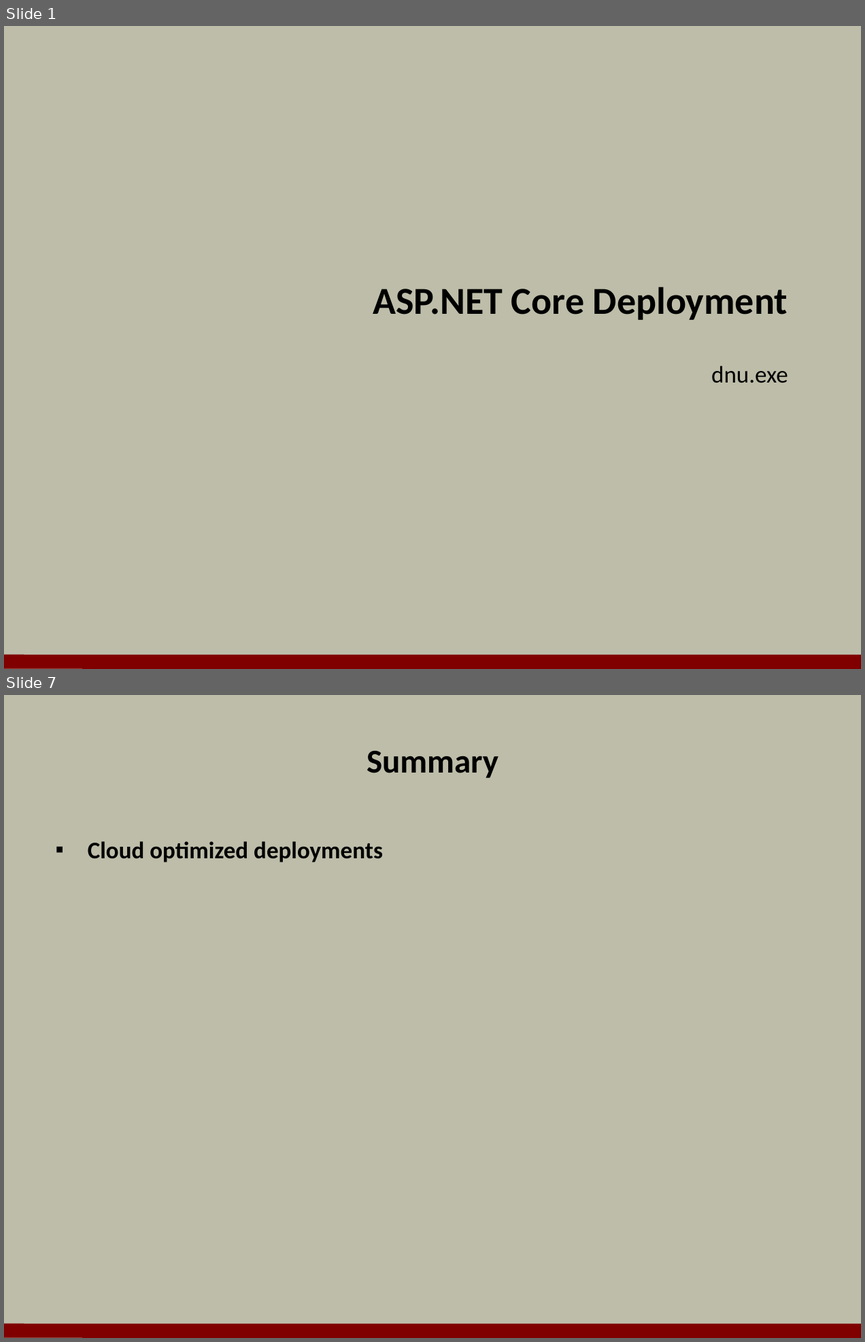
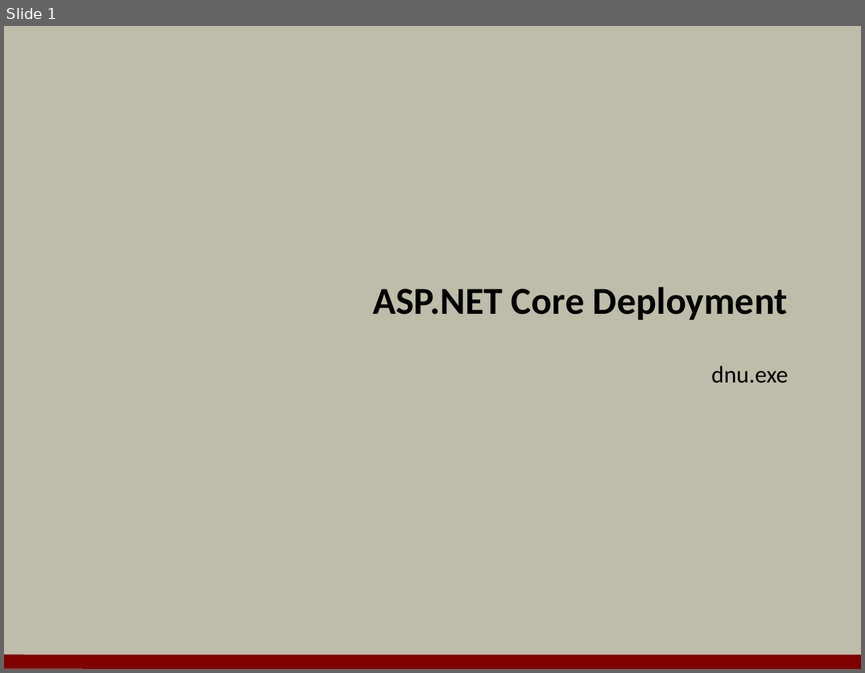
Before and after one commit to OdeToCode/classes, a slide deck: aspnet5/slides/08_Deployment.pptx. Shown one above the other, each under a label of ours: slides 1 and 7 before the commit, slide 1 after it; the slides between them are not shown. The pictures are 865x1342 and 865x673 pixels, drawn with LibreOffice and Linux fonts; fonts in the diff are those of the drawing; background and template pictures are left out. Boxes give left, top, right and bottom in pixels: in the first picture for what was removed or moved away, otherwise in the second. Text is boxed around its words. In the diff, an @@ line names an element or a change of style, - is before the commit and + after.

```diff
--- a/aspnet5/slides/08_Deployment.pptx
+++ b/aspnet5/slides/08_Deployment.pptx
@@ slide 7 removed at (4,695,861,1338), background #BDBDA9; not listed: 1 template element that a slide beside it also shows @@
@@ title removed at (366,751,498,778) @@
-Summary
@@ text removed at (88,841,383,862) @@
-▪ Cloud optimized deployments
```
Also in this commit, not shown: 4 slides added, 5 other slides removed, 3 other files.
